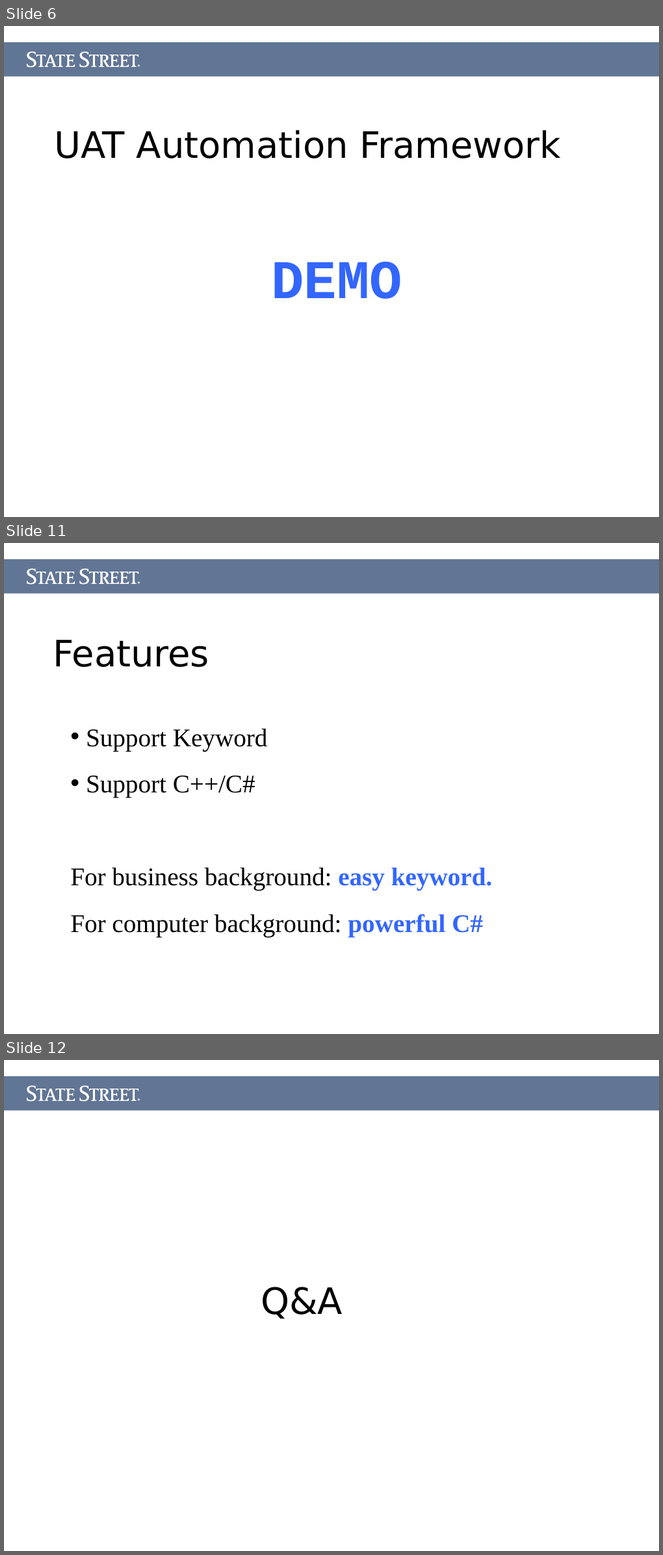
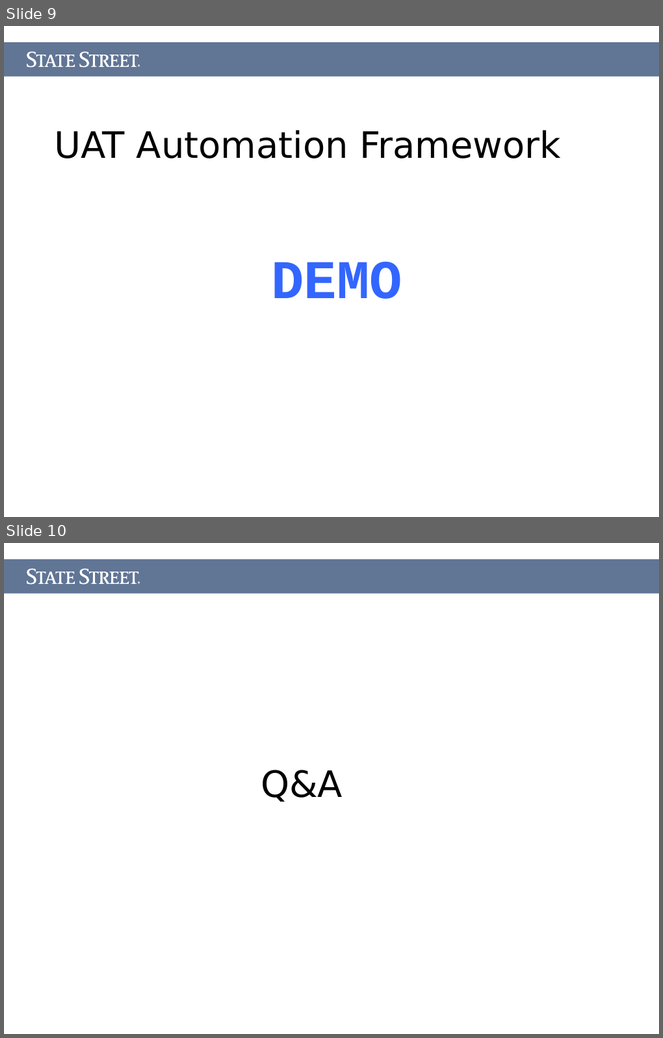
Before and after one commit to Letractively/autotester, a slide deck: Document/AutoTester.ppt. Shown one above the other, each under a label of ours: slides 6, 11 and 12 before the commit, slides 9 and 10 after it; the slides between them are not shown. The pictures are 663x1555 and 663x1038 pixels, drawn with LibreOffice and Linux fonts; fonts in the diff are those of the drawing. Boxes give left, top, right and bottom in pixels: in the first picture for what was removed or moved away, otherwise in the second. Text is boxed around its words. In the diff, an @@ line names an element or a change of style, - is before the commit and + after.

```diff
--- a/Document/AutoTester.ppt
+++ b/Document/AutoTester.ppt
@@ slide 11 removed at box(4, 543, 659, 1034), background #FFFFFF @@
@@ rectangle removed at box(4, 559, 659, 594) @@
@@ freeform shape removed at box(27, 568, 139, 585) @@
@@ freeform shape removed at box(138, 581, 140, 585) @@
@@ title removed at box(53, 640, 209, 667) @@
-Features
@@ text removed at box(70, 728, 493, 937) @@
-• Support Keyword
-• Support C++/C#
-For business background: easy keyword.
-For computer background: powerful C#
@@ what was slide 6 is now slide 9 @@
@@ what was slide 12 is now slide 10 @@
```
Also in this commit, not shown: 3 slides changed, 4 slides added, 5 other slides removed, 16 other files.
